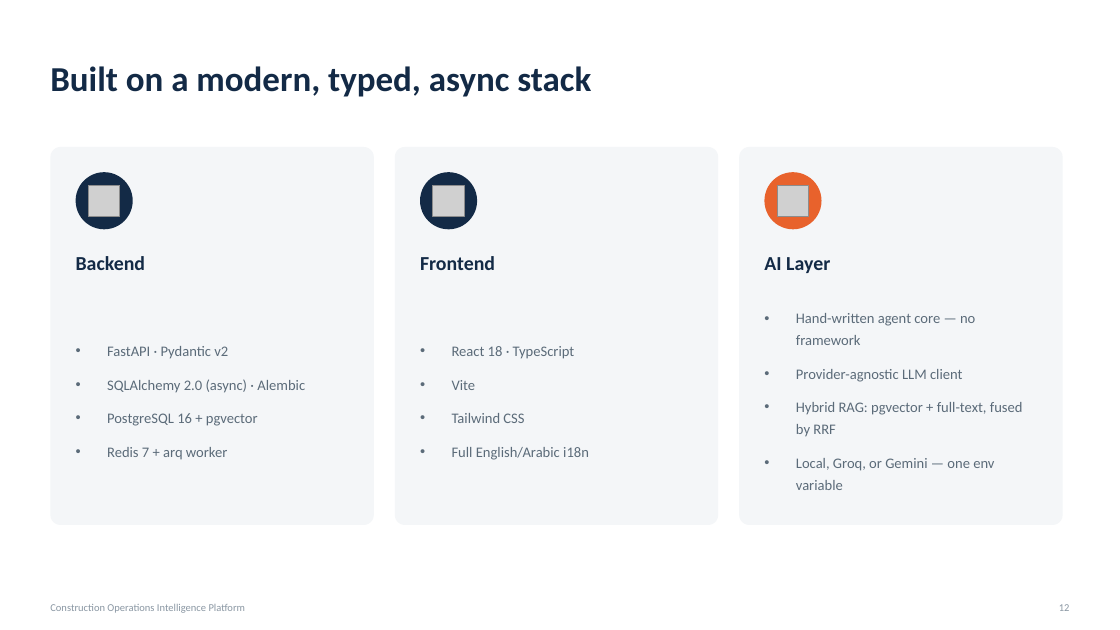
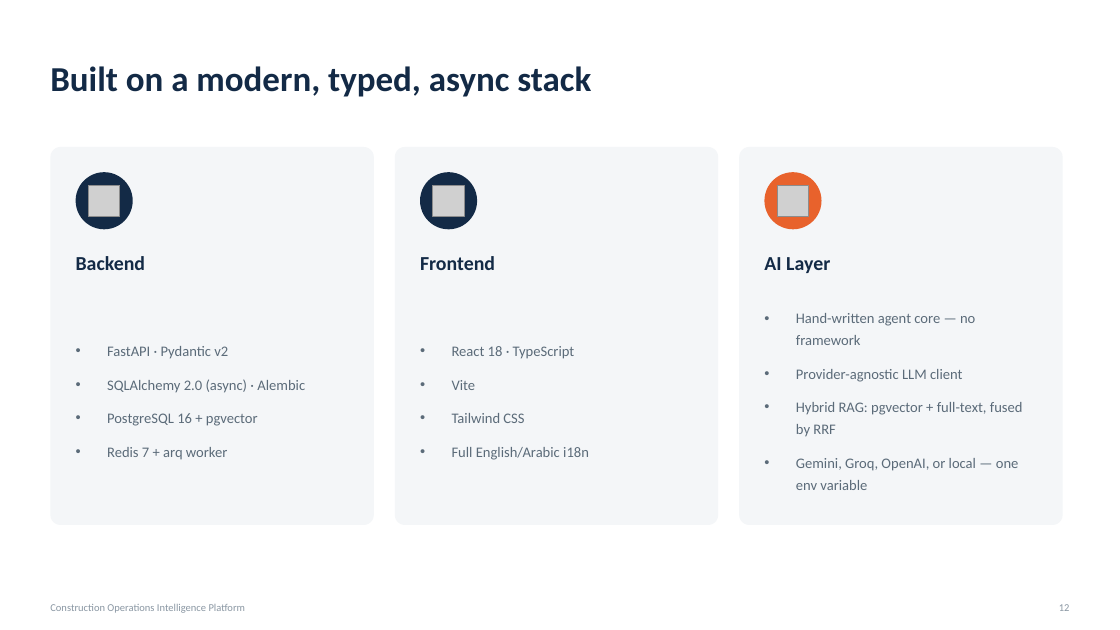
Before and after one commit to saudrawdhan/construction-ai-platform, a slide deck: slide 12 of docs/Construction_AI_Platform_Overview.pptx. Drawn at 1120x630 pixels with LibreOffice and Linux fonts; fonts in the diff are those of the drawing; grey boxes stand for pictures. Boxes give left, top, right and bottom in pixels: in the first picture for what was removed or moved away, otherwise in the second. Text is boxed around its words. In the diff, an @@ line names an element or a change of style, - is before the commit and + after.

```diff
--- a/docs/Construction_AI_Platform_Overview.pptx
+++ b/docs/Construction_AI_Platform_Overview.pptx
@@ text at (796, 458, 1019, 490): text changed @@
-• Local, Groq, or Gemini — one env variable
+• Gemini, Groq, OpenAI, or local — one env variable
```
Also in this commit, not shown: 6 other slides changed, 4 other files.
